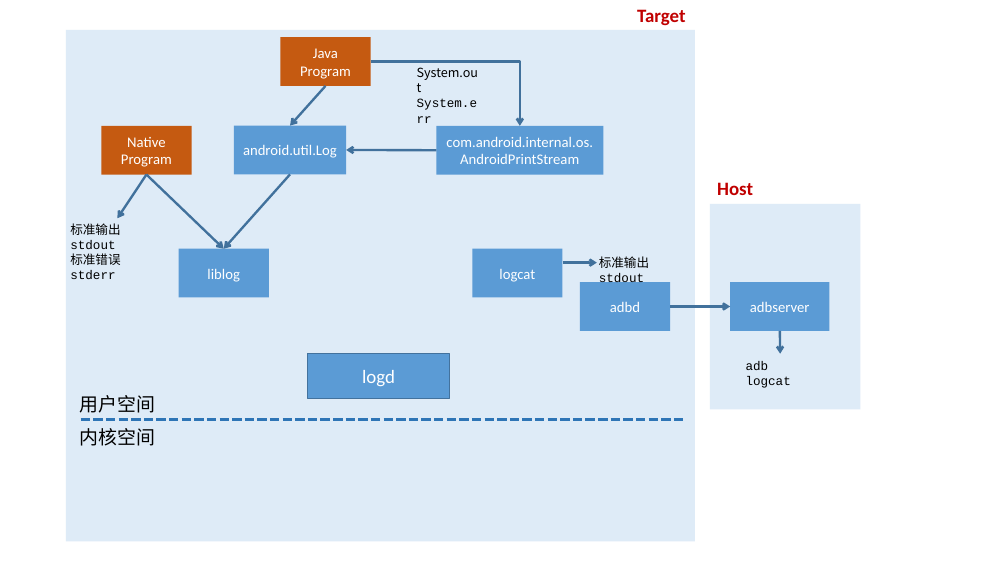
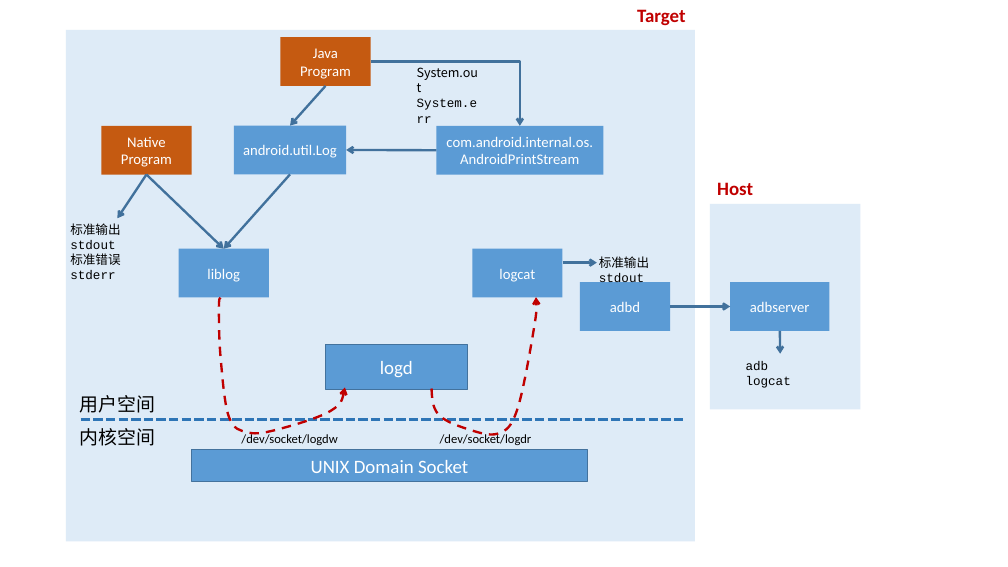
Before and after one commit to rubydongle/RubyBlog, a slide deck: slide 7 of source/images/AndroidLogSystem/AndroidLogSystem.pptx. Drawn at 1008x567 pixels with LibreOffice and Linux fonts; fonts in the diff are those of the drawing. Boxes give left, top, right and bottom in pixels: in the first picture for what was removed or moved away, otherwise in the second. Text is boxed around its words. In the diff, an @@ line names an element or a change of style, - is before the commit and + after.

```diff
--- a/source/images/AndroidLogSystem/AndroidLogSystem.pptx
+++ b/source/images/AndroidLogSystem/AndroidLogSystem.pptx
@@ freeform shape added at [219,298,346,434], outline #C00000 2.25 pt dashed @@
@@ freeform shape added at [432,297,537,435], outline #C00000 2.25 pt dashed @@
@@ rectangle "logd": place and size @@
-rectangle "logd" at [308,354,450,399]
+rectangle "logd" at [326,345,468,389]
@@ text added at [241,433,337,445], 12 pt, text #000000 @@
+/dev/socket/logdw
@@ text added at [440,433,532,445], 12 pt, text #000000 @@
+/dev/socket/logdr
@@ rectangle added at [191,450,588,482], fill #5B9BD5, outline #43739E 1 pt, 18 pt, text #FFFFFF @@
+UNIX Domain Socket
```
Also in this commit, not shown: 4 other files.
